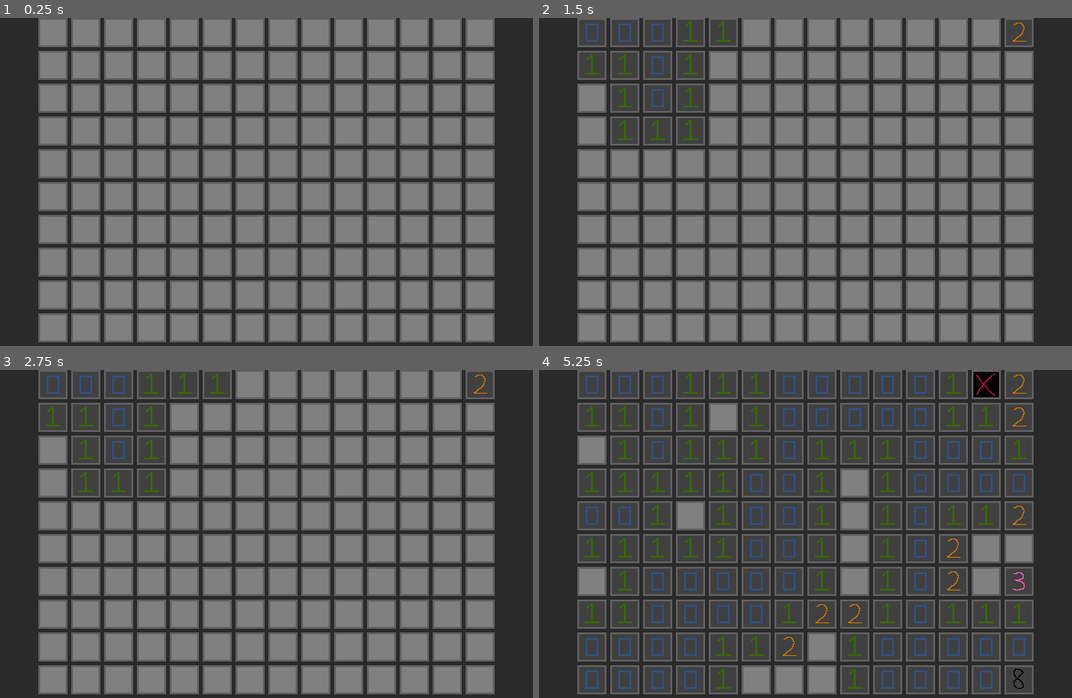
Above: before the commit, frames 1-4 (two rows, left to right).
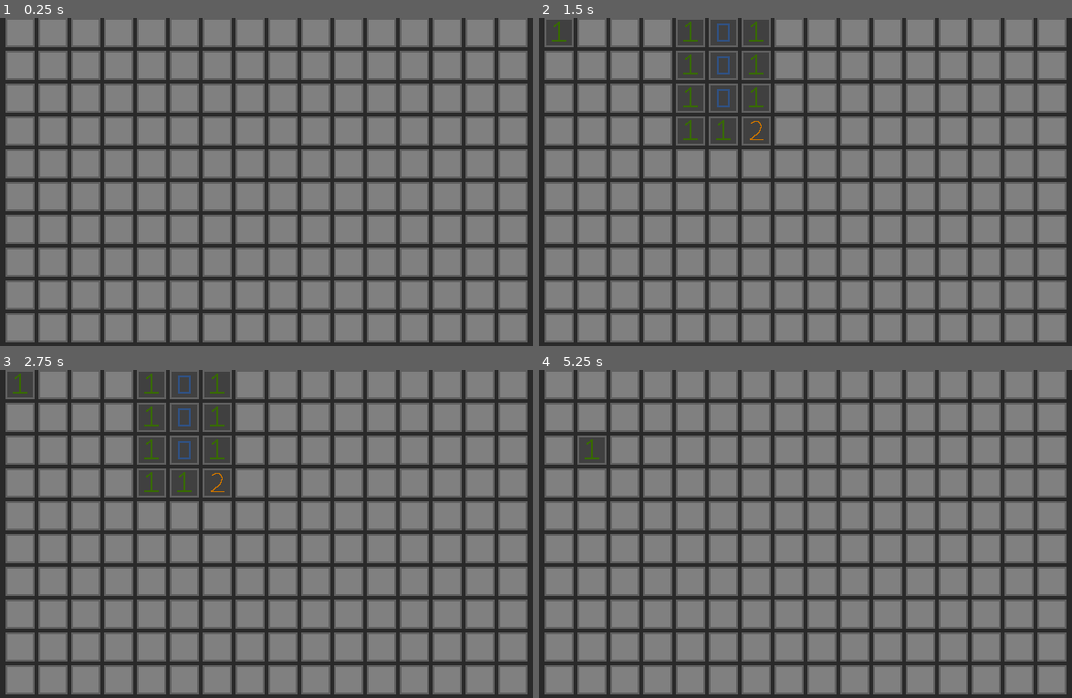
Above: after the commit, the same moments.

Repository: MataclysmGames/Minesweeper
Game: Godot game, scene res://scenes/game.tscn
The game is run twice, just before and just after one commit, with the same random seed, the same clock (stepped at 60 frames per second) and the same inputs.
Inputs (mouse positions are in pixels of both pictures, inside the frame that each line leads up to; where the layout moved, square brackets give the same spot in the first picture):
- Up to frame 1 (0.25 s): no input
- Up to frame 2 (1.5 s): click (560, 31) [592, 31] at 0.5 s; click (725, 31) at 1.27 s
- Up to frame 3 (2.75 s): click (218, 383) at 2.02 s
- Up to frame 4 (5.25 s): click (789, 383) at 2.77 s; click (986, 383) at 3.52 s; click (725, 415) at 4.27 s; click (592, 448) at 5.02 s

The runs differ from the first frame. In frame 1, 9.7% of the frame differs, in the area x 1-99%, y 0-99%; in frame 2, 16%; in frame 3, 16%; in frame 4, 57%.

Commit message:
Update game.tscn

Diff:
--- a/scenes/game.tscn
+++ b/scenes/game.tscn
@@ -8,7 +8,7 @@
 script = ExtResource("1_ny4eb")
 
 [node name="SweeperBoard" parent="." instance=ExtResource("2_3vwoc")]
-num_columns = 14
+num_columns = 16
 num_rows = 10
-num_mines = 12
+num_mines = 20
 config_button = ExtResource("3_ul8a7")
